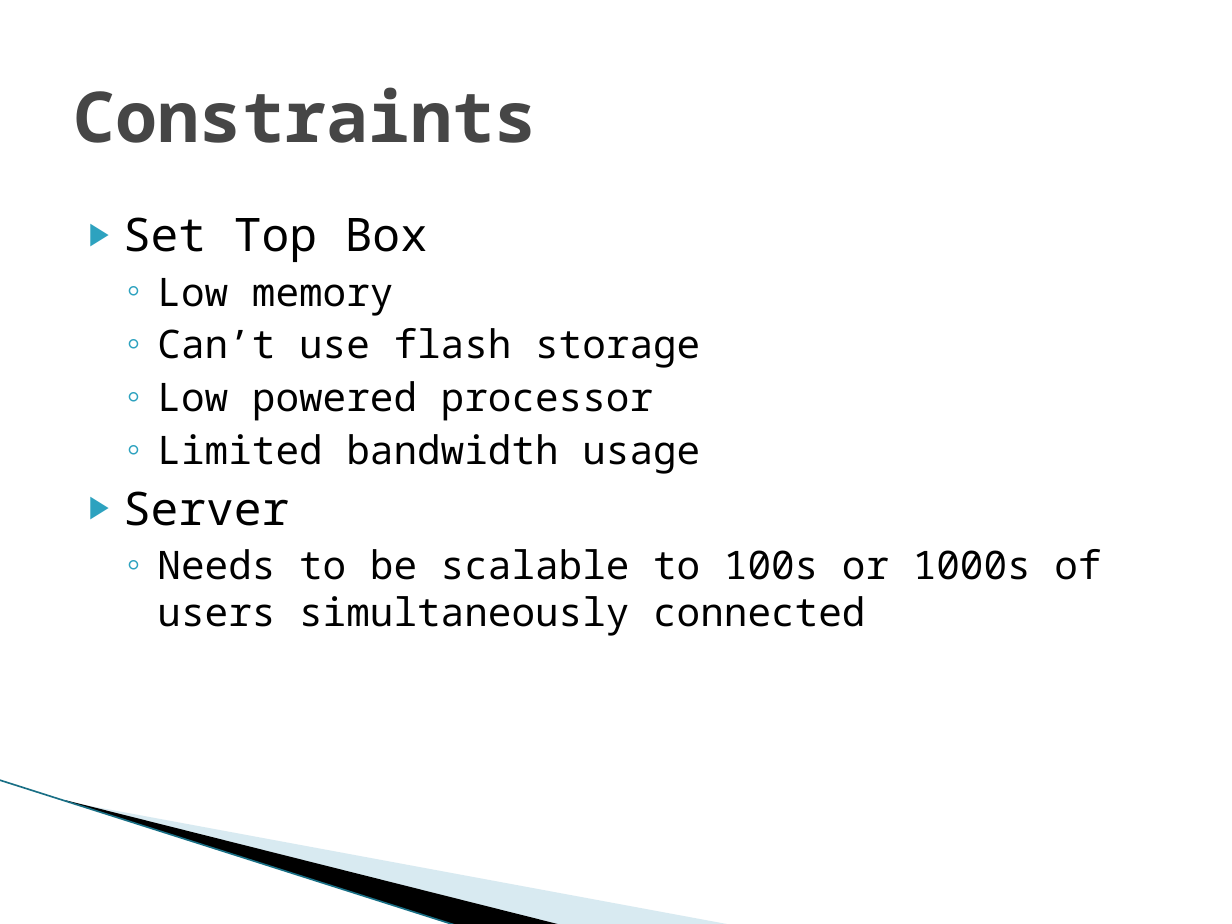
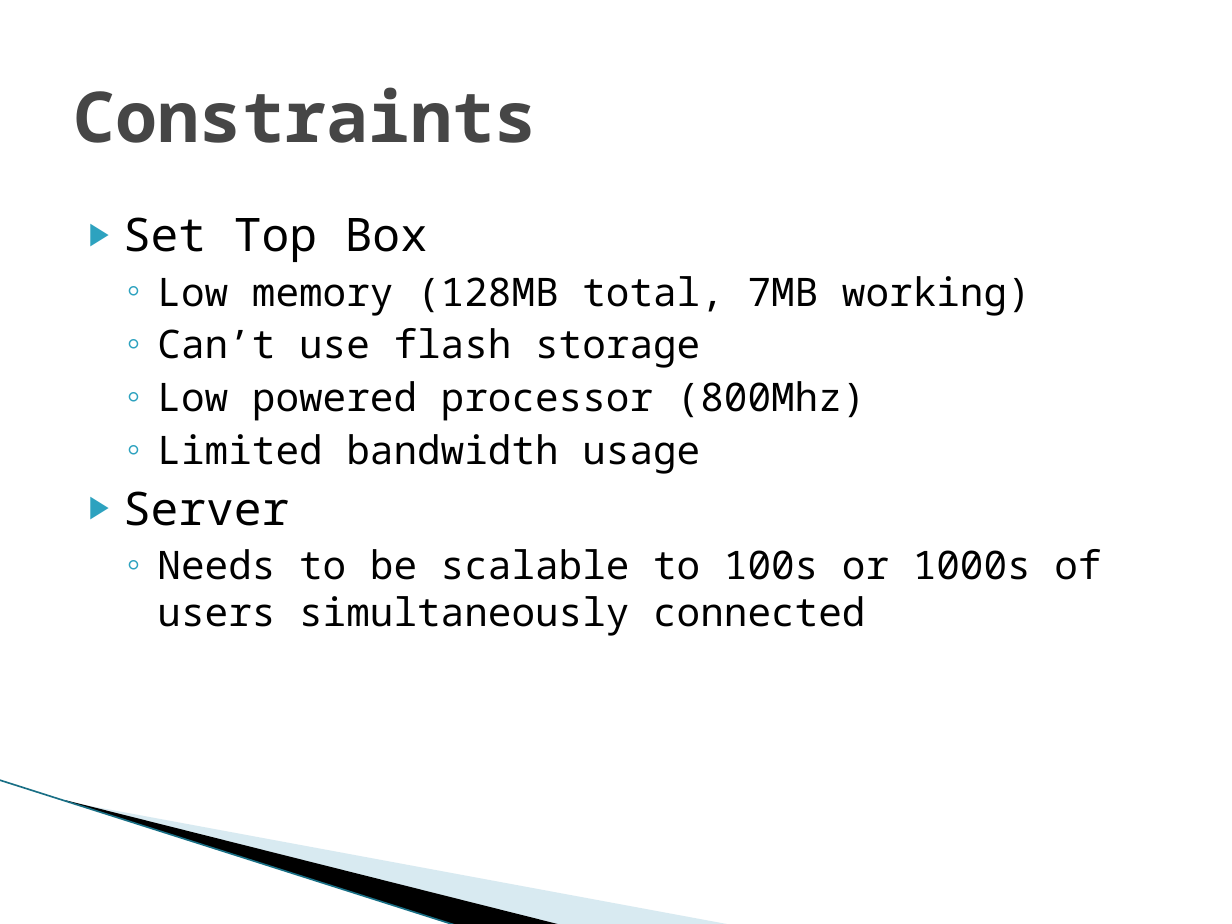
Before and after one commit to SDSMT-CSC/STBMF, a slide deck: slide 13 of Sprint1_Documents/Sprint 1 Review.pptx (slide 12 before the commit). Drawn at 1232x924 pixels with LibreOffice and Linux fonts; fonts in the diff are those of the drawing; background and template pictures are left out. Boxes give left, top, right and bottom in pixels: in the first picture for what was removed or moved away, otherwise in the second. Text is boxed around its words. In the diff, an @@ line names an element or a change of style, - is before the commit and + after.

```diff
--- a/Sprint1_Documents/Sprint 1 Review.pptx
+++ b/Sprint1_Documents/Sprint 1 Review.pptx
@@ text at bbox=[157, 276, 1031, 316]: text changed @@
-  ◦ Low memory
+  ◦ Low memory (128MB total, 7MB working)
@@ text at bbox=[157, 381, 866, 421]: text changed @@
-  ◦ Low powered processor
+  ◦ Low powered processor (800Mhz)
```
Also in this commit, not shown: 7 other slides changed, 1 slide added.
